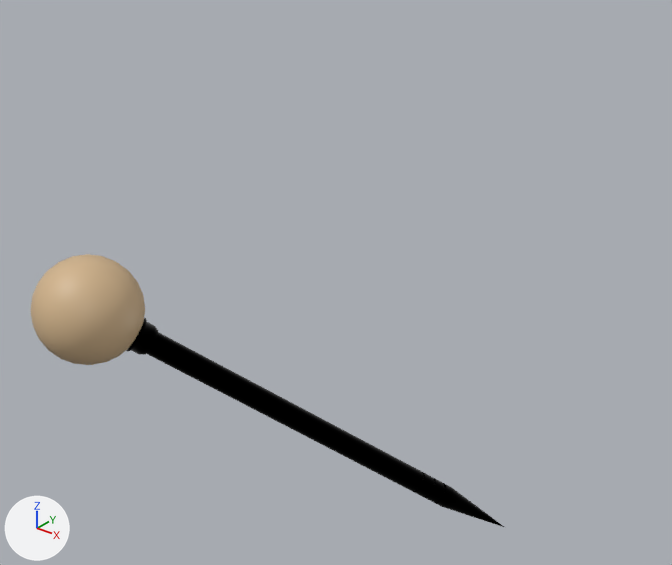
One commit to the glTF model public/pin/TAN.glb: the scene before it, then after it.
The view is the same before and after, from a 50 mm lens placed at (7.31, -16.57, 15.35), pointed at (-3.55, -2.98, 6.93). The lights are fixed; the arrows at lower left show +X, +Y and +Z. Vertices at the same position are counted once.

Objects in the first picture: 'Ball_Holder_2', 'Needle_2', 'Sphere'.
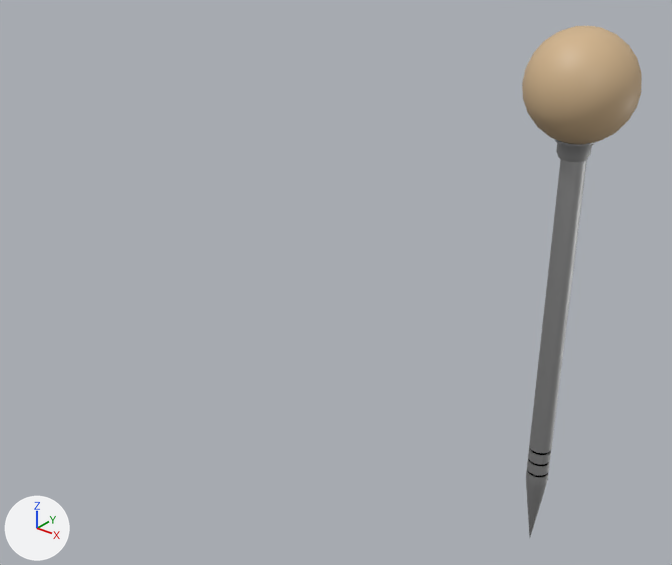
ob_pin is not drawn itself; it is the parent of ob_ball, ob_ball_holder, ob_needle.

Edits to the scene script, one JSON object a line:
```json
{"op": "add", "block": "mat_chrome_025", "code": ["mat_chrome_025 = principled_material('Chrome.025')", "mat_chrome_025.base_color = (0.527, 0.527, 0.527)  # light grey #c0c0c0", "mat_chrome_025.metallic = 1.0"]}
{"block": "me_mesh_001", "where": "me_mesh_001.from_pydata(...)  # 290 vertices, 576 faces; spans x -38.4..38.4, y -39.5..-1.1, z -38.4..38.4"}
{"op": "remove", "block": "me_mesh_001", "code": "me_mesh_001.materials.append(mat_chrome)  # black #000000"}
{"op": "add", "block": "me_mesh_001", "code": "me_mesh_001.materials.append(mat_chrome_025)  # light grey #c0c0c0"}
{"block": "me_mesh", "where": "me_mesh.from_pydata(...)  # 1586 vertices, 3168 faces; spans x -25.0..25.0, y 0.0..1118.0, z -25.0..25.0"}
{"block": "me_mesh", "where": "# used by ob_needle_2; parent = ob_needle; location = (0.0, 0.0, 0.0)"}
{"block": "me_mesh", "change": "me_mesh part 1: all 2952 faces that had it switch from mat_chrome (black #000000) to mat_chrome_025 (light grey #c0c0c0)"}
{"op": "set", "path": "ob_pin.location", "old": "(-0.436, -0.436, 0.436)", "new": "(0.0, 0.0, 0.0)"}
{"op": "set", "path": "ob_pin.rotation_euler", "old": "(2.356, -0.615, -0.262)", "new": "(1.571, 0.0, 0.0)", "note": "degrees (135, -35, -15) -> degrees (90, 0, 0)"}
{"op": "set", "path": "ob_needle_2.location", "old": "(0.0, 0.0, 0.0)", "new": "(1.3, 1.3, -1.3)"}
```

Changed parts and their boxes [x1, y1, x2, y2] in the pictures (672 x 565 px):
```json
{"object": "Sphere", "change": "moved, turned", "before": [31, 254, 145, 365], "after": [522, 26, 642, 145]}
{"object": "Needle_2", "change": "recoloured, moved, turned", "before": [147, 332, 504, 527], "after": [526, 144, 587, 537]}
{"object": "Ball_Holder_2", "change": "recoloured, moved, turned", "before": [126, 317, 158, 355], "after": [555, 139, 595, 162]}
```
